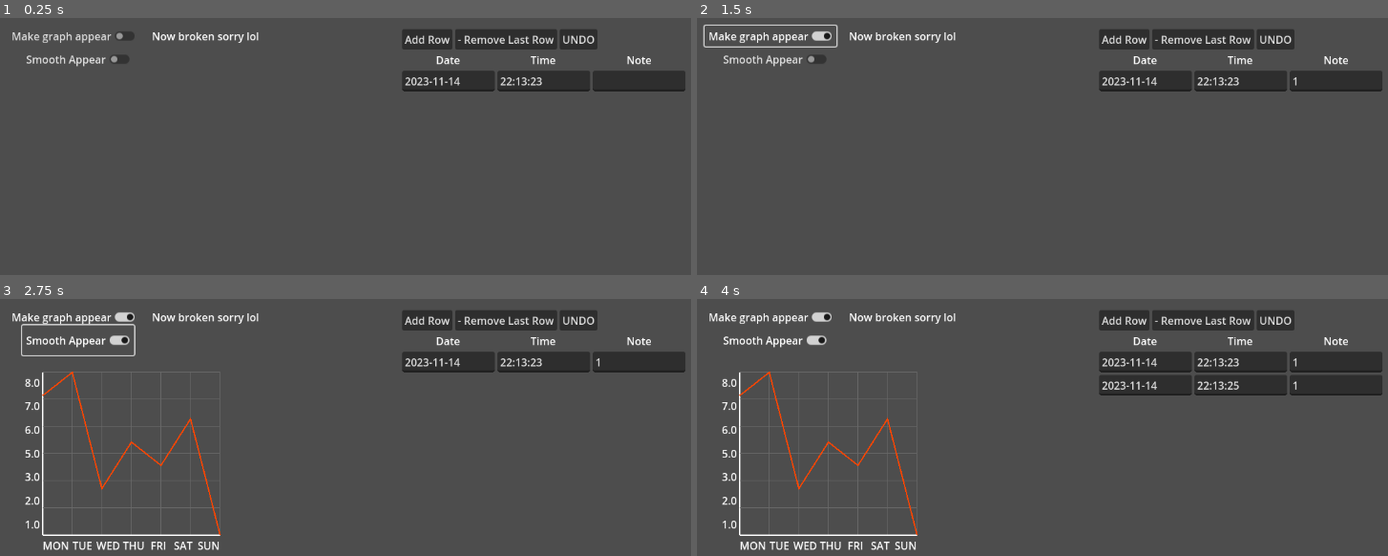
Above: before the commit, frames 1-4 (two rows, left to right).
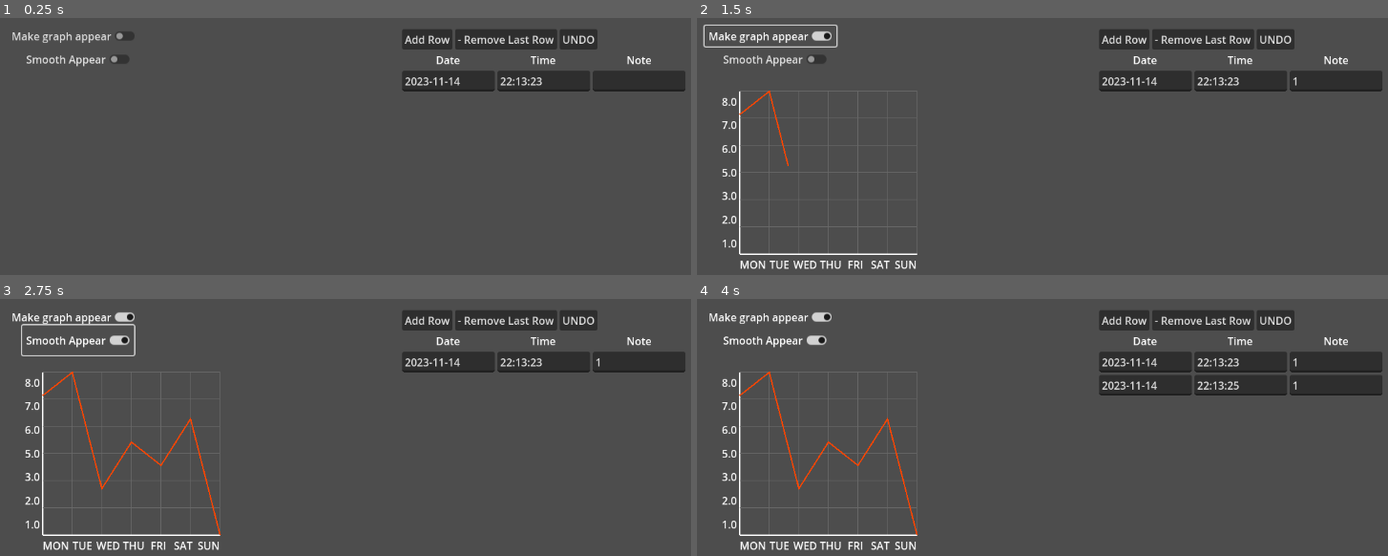
Above: after the commit, the same moments.

Repository: livshettles/habit-tracker
Game: Godot game, scene res://Tracker_App_Main.tscn
Two runs of this game, one before a commit and one after it. Both use one fixed random seed, a clock stepped at 60 frames per second and the inputs below.
Inputs (mouse positions are in pixels of both pictures, inside the frame that each line leads up to):
- Up to frame 1 (0.25 s): no input
- Up to frame 2 (1.5 s): click (1332, 82) at 0.52 s; type "12" at 0.6 s; click "Make graph appear" at 1.25 s
- Up to frame 3 (2.75 s): click "Smooth Appear" at 2 s
- Up to frame 4 (4 s): click "Add Row" at 2.75 s; click (1332, 386) at 3.52 s; type "12" at 3.6 s

The runs differ from the first frame. In frame 1, 0.3% of the frame differs, in the area x 22-38%, y 5-10%; in frame 2, 1.6%, in the area x 3-38%, y 5-98%; in frame 3, 0.3%; in frame 4, 0.3%.

Commit message:
Fix bug with table appearing and ignore .godot folder in .gitignore

Diff:
--- a/ggweight_v0/Graph_Main.tscn
+++ b/ggweight_v0/Graph_Main.tscn
@@ -59,7 +59,7 @@
 script = ExtResource("1_uu6xs")
 
 [node name="AnimationPlayer" type="AnimationPlayer" parent="."]
-root_node = NodePath("../Simple_Animation_Player_Toggle")
+root_node = NodePath("../Simple Toggle")
 libraries = {
 &"": SubResource("AnimationLibrary_r0du0")
 }
@@ -76,7 +76,7 @@
 grow_horizontal = 2
 metadata/_edit_use_anchors_ = true
 
-[node name="Simple_Animation_Player_Toggle" type="CheckButton" parent="."]
+[node name="Simple Toggle" type="CheckButton" parent="."]
 offset_left = 61.0
 offset_top = 7.0
 offset_right = 260.0
@@ -90,12 +90,5 @@
 offset_bottom = 80.0
 text = "Smooth Appear"
 
-[node name="Label" type="Label" parent="."]
-offset_left = 279.0
-offset_top = 11.0
-offset_right = 441.0
-offset_bottom = 34.0
-text = "Now broken sorry lol"
-
-[connection signal="toggled" from="Simple_Animation_Player_Toggle" to="." method="_on_check_button_toggled"]
-[connection signal="toggled" from="Smooth_Toggle" to="." method="_on_check_button_2_toggled"]
+[connection signal="toggled" from="Simple Toggle" to="." method="_on_check_button_toggled"]
+[connection signal="toggled" from="Smooth_Toggle" to="." method="_on_check_smooth_button_toggled"]
--- a/ggweight_v0/grap_main.gd
+++ b/ggweight_v0/grap_main.gd
@@ -1,34 +1,36 @@
 extends Node2D
 
+@onready var chart = $Line_Chart_v0
+
 func _ready():
-	$Line_Chart_v0.visible = true
-	$Line_Chart_v0.modulate.a = 1
-	$Line_Chart_v0.scale.y = 0.0
-	$Line_Chart_v0.modulate.a = 0.0
-	$Line_Chart_v0.pivot_offset = Vector2(0, 0)  # Grows from top
-	$Line_Chart_v0.anchor_top = 0  # Ensure anchor is top-aligned (important)
+	chart.visible = true
+	chart.modulate.a = 0.0
+	chart.scale.y = 0.0
+	chart.pivot_offset = Vector2(0, 0)
+
+func _handle_chart_toggle(toggled_on: bool, animate_chart: bool) -> void:
+	if animate_chart:
+		var tween = get_tree().create_tween()
+
+		if toggled_on:
+			chart.visible = true
+			tween.parallel().tween_property(chart, "scale:y", 1.0, 0.15).set_trans(Tween.TRANS_SINE).set_ease(Tween.EASE_OUT)
+			tween.parallel().tween_property(chart, "modulate:a", 1.0, 0.5)
+			chart._on_do_something()
+		else:
+			tween.parallel().tween_property(chart, "modulate:a", 0.0, 0.15)
+			tween.parallel().tween_property(chart, "scale:y", 0.0, 0.15).set_trans(Tween.TRANS_SINE).set_ease(Tween.EASE_OUT)
+	else:
+		if toggled_on:
+			chart.modulate.a = 1.0
+			chart.scale.y = 1.0
+			chart._on_do_something()
+		else:
+			chart.modulate.a = 0.0
+			chart.scale.y = 0.0
+
+func _on_check_smooth_button_toggled(toggled_on: bool) -> void:
+	_handle_chart_toggle(toggled_on, true)
 
 func _on_check_button_toggled(toggled_on: bool) -> void:
-
-	if(toggled_on):
-		$Line_Chart_v0.visible = true
-		$AnimationPlayer.play("fade_in")
-	else:
-		print("here")
-		$AnimationPlayer.play("fade_out")
-		#$Line_Chart_v0.visible = false
-	pass # Replace with function body.
-
-func _on_check_button_2_toggled(toggled_on: bool) -> void:
-
-	if(toggled_on):
-		var tween = get_tree().create_tween()
-		tween.parallel().tween_property($Line_Chart_v0, "scale:y", 1.0, 0.15).set_trans(Tween.TRANS_SINE).set_ease(Tween.EASE_OUT)
-		tween.parallel().tween_property($Line_Chart_v0, "modulate:a", 1.0, 0.5)
-		$Line_Chart_v0._on_do_something()
-	else:
-		var tween = get_tree().create_tween()
-		tween.parallel().tween_property($Line_Chart_v0, "modulate:a", 0.0, 0.15)
-		tween.parallel().tween_property($Line_Chart_v0, "scale:y", 0.25, 0.15).set_trans(Tween.TRANS_SINE).set_ease(Tween.EASE_OUT)
-
-	pass # Replace with function body.
+	_handle_chart_toggle(toggled_on, false)
Not shown, changed: .gitignore
